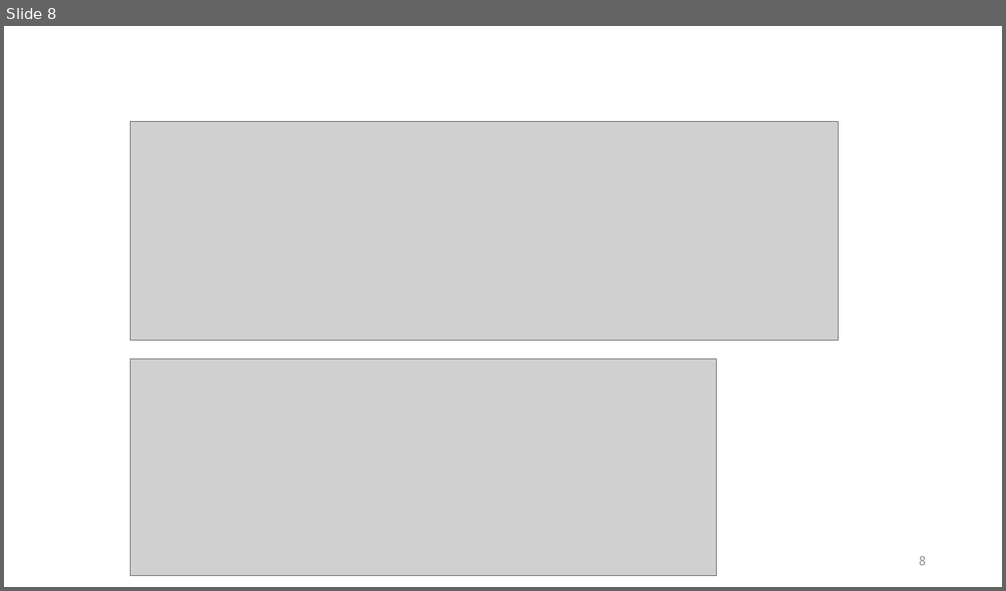
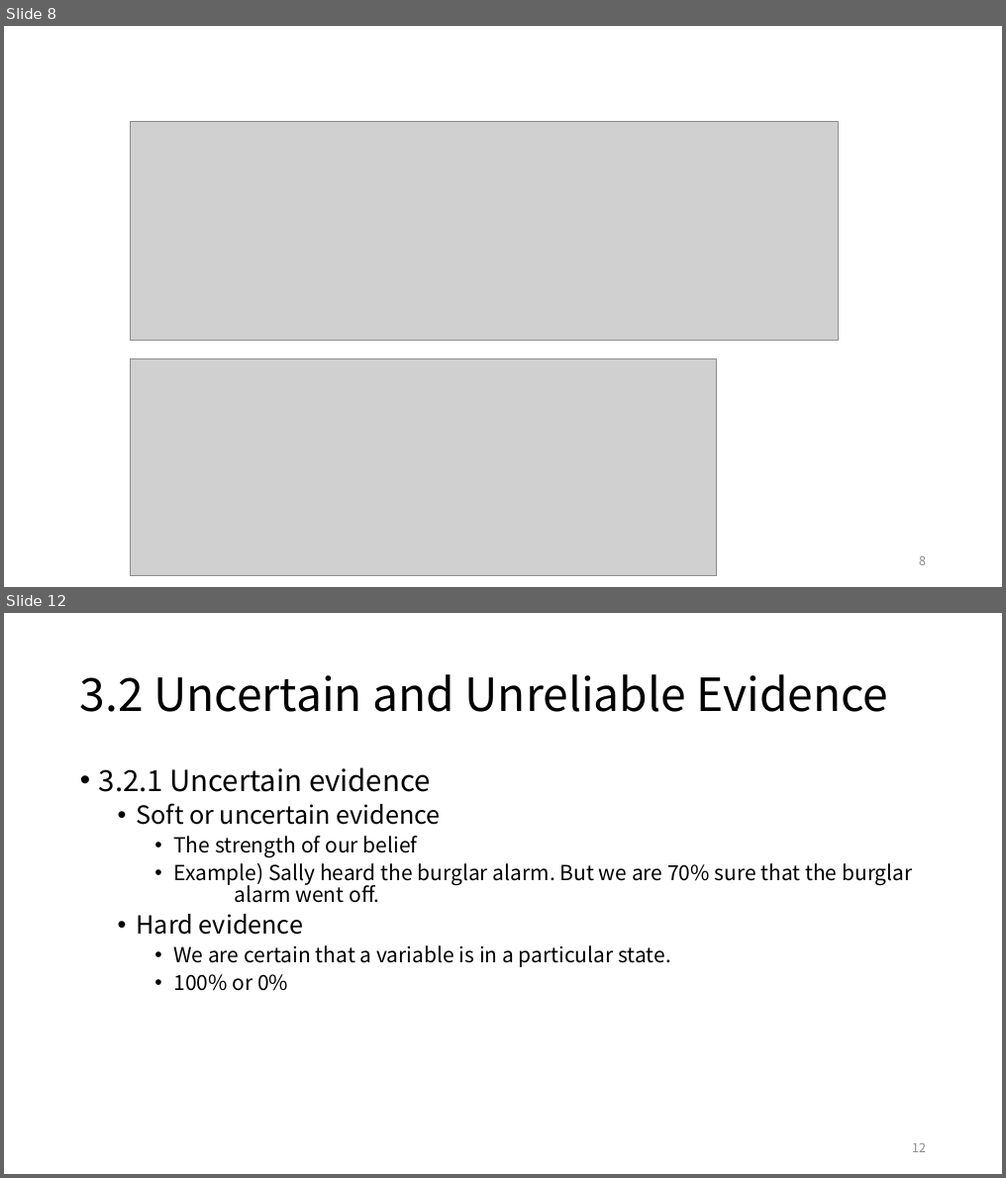
Before and after one commit to ggorr/MachineLearning, a slide deck: BRML/Ch03/BRML_Chapter_3.pptx. Shown one above the other, each under a label of ours: slide 8 before the commit, slides 8 and 12 after it; the slides between them are not shown. The pictures are 1006x591 and 1006x1178 pixels, drawn with LibreOffice and Linux fonts; fonts in the diff are those of the drawing; grey boxes stand for pictures. Boxes give left, top, right and bottom in pixels: in the first picture for what was removed or moved away, otherwise in the second. Text is boxed around its words. In the diff, an @@ line names an element or a change of style, - is before the commit and + after.

```diff
--- a/BRML/Ch03/BRML_Chapter_3.pptx
+++ b/BRML/Ch03/BRML_Chapter_3.pptx
@@ slide 12 added at [4,613,1002,1174], background #FFFFFF @@
@@ title added at [80,674,888,712], 44 pt, text #000000 @@
+3.2 Uncertain and Unreliable Evidence
@@ text added at [99,767,912,991], 20 pt, text #000000 @@
+• 3.2.1 Uncertain evidence
+  • Soft or uncertain evidence
+    • The strength of our belief
+    • Example) Sally heard the burglar alarm. But we are 70% sure that the burglar
+      alarm went off.
+  • Hard evidence
+    • We are certain that a variable is in a particular state.
+    • 100% or 0%
@@ page number added at [912,1144,926,1153], 12 pt, text #8C8C8C @@
+12
```
Also in this commit, not shown: 16 other slides added.
